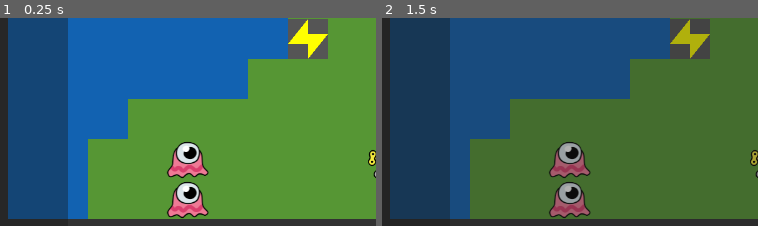
Above: before the commit, frames 1-2 (left to right).
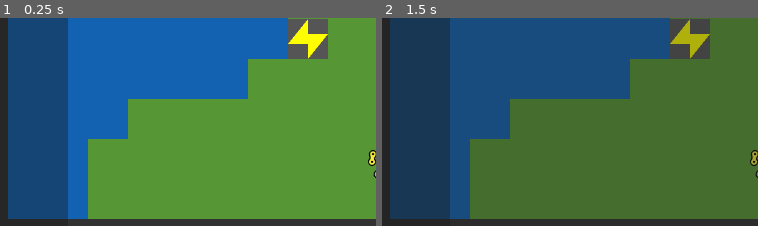
Above: after the commit, the same moments.

Repository: Xaklor/Build-a-Bot-Workshop
Game: Godot game, scene res://level/main.tscn
Same seed, same stepped clock (60 frames per second), same inputs: the game is played once before the commit and once after it.
Inputs (mouse positions are % of the whole screen's width and height, from its top left):
- Up to frame 1 (0.25 s): no input
- Up to frame 2 (1.5 s): tap Enter at 0.5 s; move the mouse to (75, 44) at 0.52 s; click (75, 44) at 0.6 s; right-click (75, 44) at 0.8 s; tap Space (timestop) at 1.25 s; move the mouse to (30, 55) at 1.27 s; right-click (30, 55) at 1.35 s; click (30, 55) at 1.42 s
The pictures show only the part of the screen within x 2-52%, y 44-94%; the shares and areas given below are measured in that part.

The runs differ from the first frame. In frame 1, 2.7% of the frame differs, in the area x 44-56%, y 59-97%; in frame 2, 2.6%.

Commit message:
reworked tile claim system

Diff:
--- a/buildings/robot_factory.gd
+++ b/buildings/robot_factory.gd
@@ -39,4 +39,4 @@
 	robot.unique_upgrades = uniques
 	for part in parts:
 		robot.equipped_parts.append(part.clone())
-	main.get_node("robots").add_child(robot)
+	main.get_node("entities").add_child(robot)
--- a/entities/robot.gd
+++ b/entities/robot.gd
@@ -5,6 +5,7 @@
 @export var upgrade_manager: PackedScene
 @onready var tile_map: TileMapLayer = get_tree().get_root().get_node("main").get_node("tile_map")
 @onready var main = get_tree().get_root().get_node("main")
+@onready var entities = main.get_node("entities")
 
 enum state {
 	IDLE,
@@ -214,11 +215,9 @@
 		# if idle, attack enemies in range
 		##################################
 		elif status == state.IDLE and $attack_cooldown.time_left <= 0:
-			var enemy_list = get_tree().get_nodes_in_group("enemies")
-			for enemy in enemy_list:
-				var enemy_pos = tile_map.local_to_map(enemy.position)
-				if in_range(enemy_pos, 3):
-					enemy.take_damage(power)
+			for entity in entities.get_children():
+				if entity is Enemy and in_range(entity.grid_pos, 3):
+					entity.take_damage(power)
 					$sprite/attack_highlight.color.a = 1
 					$attack_cooldown.start()
 					energy -= 5
--- a/level/main.gd
+++ b/level/main.gd
@@ -29,10 +29,11 @@
 
 
 func _process(delta: float) -> void:
-	time += delta
-	if time >= 0.05:
-		time -= 0.05
-		tick.emit()
+	if !stopped:
+		time += delta
+		if time >= 0.05:
+			time -= 0.05
+			tick.emit()
 
 	var i = 1
 	var entities = $entities.get_children()
--- a/level/main.tscn
+++ b/level/main.tscn
@@ -10,7 +10,6 @@
 [ext_resource type="PackedScene" uid="uid://diahunbpiy6p0" path="res://buildings/repository.tscn" id="7_i7a4y"]
 [ext_resource type="PackedScene" uid="uid://d34mqdeyal0gm" path="res://buildings/workshop.tscn" id="8_ns06i"]
 [ext_resource type="PackedScene" uid="uid://cxkjehvkb3ect" path="res://buildings/mine.tscn" id="8_pjfo3"]
-[ext_resource type="PackedScene" uid="uid://dtm6rytj8v23a" path="res://entities/urgle.tscn" id="9_bypdj"]
 [ext_resource type="PackedScene" uid="uid://b8demwhq352jk" path="res://ui/hud.tscn" id="11_wlkra"]
 [ext_resource type="PackedScene" uid="uid://5ypuu2i42kvg" path="res://entities/hex_candle.tscn" id="13_ns06i"]
 
@@ -76,12 +75,6 @@
 resource = "essence"
 inventory = 50
 
-[node name="urgle" parent="." unique_id=6386612 instance=ExtResource("9_bypdj")]
-position = Vector2(352, 544)
-
-[node name="urgle2" parent="." unique_id=642784898 instance=ExtResource("9_bypdj")]
-position = Vector2(352, 608)
-
 [node name="entities" type="Node2D" parent="." unique_id=16720634]
 
 [node name="robot" parent="entities" unique_id=72495095 instance=ExtResource("5_b6row")]
--- a/level/tile_map.gd
+++ b/level/tile_map.gd
@@ -5,6 +5,7 @@
 var land_astar = AStarGrid2D.new()
 var water_astar = AStarGrid2D.new()
 var flight_astar = AStarGrid2D.new()
+var claimed_positions = {}
 
 func _ready():
 	var tilemap_size = get_used_rect().end - get_used_rect().position
@@ -44,26 +45,28 @@
 					land_astar.set_point_solid(pos)
 
 func is_point_walkable(point, mobility):
-	match mobility:
-		"land":
-			if land_astar.region.has_point(point) and not land_astar.is_point_solid(point):
-				return true
-		"water":
-			if water_astar.region.has_point(point) and not water_astar.is_point_solid(point):
-				return true
-		"flight":
-			if flight_astar.region.has_point(point) and not flight_astar.is_point_solid(point):
-				return true
-		_:
-			return false
+	if !claimed_positions.has(point):
+		match mobility:
+			"land":
+				if land_astar.region.has_point(point) and not land_astar.is_point_solid(point):
+					return true
+			"water":
+				if water_astar.region.has_point(point) and not water_astar.is_point_solid(point):
+					return true
+			"flight":
+				if flight_astar.region.has_point(point) and not flight_astar.is_point_solid(point):
+					return true
+			_:
+				return false
 
 	return false
 
-# wrapper for robots to claim positions on all three mobility maps
+# wrapper for robots to claim positions
 func claim_pos(pos, solid = true, startup = false):
-	# land_astar.set_point_solid(pos, solid)
-	# water_astar.set_point_solid(pos, solid)
-	# flight_astar.set_point_solid(pos, solid)
+	if solid:
+		claimed_positions[pos] = true
+	else:
+		claimed_positions.erase(pos)
 
 	if solid and !startup:
 		var indicator = claim_indicator.instantiate()
--- a/lib/enemy.gd
+++ b/lib/enemy.gd
@@ -5,6 +5,7 @@
 @export var level: int
 @onready var main: Node = get_tree().get_root().get_node("main")
 @onready var tile_map: TileMapLayer = main.get_node("tile_map")
+@onready var entities: Node2D = main.get_node("entities")
 
 var thoughts: Dictionary = {}
 var base_behavior: Dictionary = {}
@@ -21,9 +22,11 @@
 var attack_damage: int
 var special_damage: int
 var sprite_flipped: bool
+var stopped: bool = false
 
 func _ready() -> void:
 	grid_pos = tile_map.local_to_map(position)
+	tile_map.claimed_positions[grid_pos] = true
 	max_hp = 10
 	hp = max_hp
 	attack_damage = 1
@@ -31,6 +34,7 @@
 	speed = 400
 	sprite_flipped = $sprite.flip_h
 	main.tick.connect(on_tick)
+	main.stop_time.connect(on_timestop)
 	if FileAccess.file_exists(thoughts_filepath):
 		var json = JSON.new()
 		var result = json.parse(FileAccess.get_file_as_string(thoughts_filepath))
@@ -44,38 +48,48 @@
 			base_behavior = json.data
 
 func _process(delta: float) -> void:
-	# if already moving, keep moving
-	if move_target != Vector2(-1, -1):
-		var new_position = global_position.move_toward(move_target, speed * delta)
-		if new_position.x - global_position.x < 0 and not sprite_flipped:
-			sprite_flipped = true
-			$sprite.flip_h = true
-		elif new_position.x - global_position.x > 0 and sprite_flipped:
-			sprite_flipped = false
-			$sprite.flip_h = false
-		global_position = new_position
-		grid_pos = tile_map.local_to_map(position)
-		if global_position == move_target:
-			move_target = Vector2(-1, -1)
-
-	# if on a path, continue the path
-	elif move_path.size() > 0:
-		if grid_pos == move_path[0]:
-			move_path.pop_front()
-		if move_path.size() > 0:
-			move_target = tile_map.map_to_local(move_path[0])
-
-	# if we have a seek target, pick a tile to move towards
-	elif seek_target != null and get_dist(grid_pos, tile_map.local_to_map(seek_target.position)) > 1:
-		var theta = asin((seek_target.position - position).normalized().cross(Vector2(1, 0)))
-		if theta > PI/4:
-			move_target = tile_map.map_to_local(Vector2i(grid_pos.x, grid_pos.y - 1))
-		elif theta < -PI/4:
-			move_target = tile_map.map_to_local(Vector2i(grid_pos.x, grid_pos.y + 1))
-		elif seek_target.position.x > position.x:
-			move_target = tile_map.map_to_local(Vector2i(grid_pos.x + 1, grid_pos.y))
-		else:
-			move_target = tile_map.map_to_local(Vector2i(grid_pos.x - 1, grid_pos.y))
+	if !stopped:
+		# if already moving, keep moving
+		if move_target != Vector2(-1, -1):
+			var new_position = global_position.move_toward(move_target, speed * delta)
+			if new_position.x - global_position.x < 0 and not sprite_flipped:
+				sprite_flipped = true
+				$sprite.flip_h = true
+			elif new_position.x - global_position.x > 0 and sprite_flipped:
+				sprite_flipped = false
+				$sprite.flip_h = false
+			global_position = new_position
+			var temp_grid_pos = tile_map.local_to_map(position)
+			if grid_pos != temp_grid_pos:
+				tile_map.claimed_positions.erase(grid_pos)
+				tile_map.claimed_positions[temp_grid_pos] = true
+				grid_pos = temp_grid_pos
+
+			if global_position == move_target:
+				move_target = Vector2(-1, -1)
+
+		# if on a path, continue the path
+		elif move_path.size() > 0:
+			if grid_pos == move_path[0]:
+				move_path.pop_front()
+			if move_path.size() > 0:
+				move_target = tile_map.map_to_local(move_path[0])
+
+		# if we have a seek target, pick a tile to move towards
+		elif seek_target != null and get_dist(grid_pos, tile_map.local_to_map(seek_target.position)) > 1:
+			var theta = asin((seek_target.position - position).normalized().cross(Vector2(1, 0)))
+			var temp_target = Vector2i(0, 0)
+			if theta > PI/4:
+				temp_target = Vector2i(grid_pos.x, grid_pos.y - 1)
+			elif theta < -PI/4:
+				temp_target = Vector2i(grid_pos.x, grid_pos.y + 1)
+			elif seek_target.position.x > position.x:
+				temp_target = Vector2i(grid_pos.x + 1, grid_pos.y)
+			else:
+				temp_target = Vector2i(grid_pos.x - 1, grid_pos.y)
+
+			if tile_map.is_point_walkable(temp_target, "land"):
+				move_target = tile_map.map_to_local(temp_target)
 
 func on_tick():
 	if tick_lockout > 0:
@@ -85,21 +99,34 @@
 		if !result:
 			perform_thoughts(base_behavior["behaviors"])
 
+func on_timestop(b: bool):
+	stopped = b
+
 func get_dist(a: Vector2i, b: Vector2i) -> int:
 	return abs(abs(a.x) - abs(b.x)) + abs(abs(a.y) - abs(b.y))
 
 func in_range(a: Vector2i, b: Vector2i, dist: int) -> bool:
 	return abs(abs(a.x) - abs(b.x)) + abs(abs(a.y) - abs(b.y)) <= dist
+
+func take_damage(damage: int):
+	hp -= damage
+	if hp <= 0:
+		tile_map.claimed_positions.erase(grid_pos)
+		queue_free()
 
 func get_nearest(classname: String) -> Node2D:
 	# max int apparently doesn't exist???
 	var dist = 5000000000
 	var result: Node2D = null
-	for object in main.find_children("*", classname):
-		var d = get_dist(grid_pos, tile_map.local_to_map(object.position))
-		if d < dist:
-			dist = d
-			result = object
+	match classname:
+		"robot":
+			for entity in entities.get_children():
+				if entity is Robot:
+					var d = get_dist(grid_pos, tile_map.local_to_map(entity.position))
+					if d < dist:
+						dist = d
+						result = entity
+
 	return result
 
 func clear_targets():
@@ -122,15 +149,15 @@
 			"in range":
 				match thought.get("arg1", ""):
 					"robot":
-						for robot in main.find_children("*", "Robot"):
-							if thought.get("arg2", -1) is float and in_range(grid_pos, tile_map.local_to_map(robot.position), thought.get("arg2", -1)):
+						for entity in entities.get_children():
+							if entity is Robot and thought.get("arg2", -1) is float and in_range(grid_pos, tile_map.local_to_map(entity.position), thought.get("arg2", -1)):
 								thinking = false
 			"x in range":
 				match thought.get("arg1", ""):
 					"robot":
 						var count = 0
-						for robot in main.find_children("*", "Robot"):
-							if thought.get("arg2", -1) is int and in_range(grid_pos, tile_map.local_to_map(robot.position), thought.get("arg2", -1)):
+						for entity in entities.get_children():
+							if entity is Robot and thought.get("arg2", -1) is int and in_range(grid_pos, tile_map.local_to_map(entity.position), thought.get("arg2", -1)):
 								count += 1
 
 						if thought.get("arg3", -1) is int and count >= thought.get("arg3", -1):
@@ -143,9 +170,13 @@
 					thinking = false
 			"ally has tag":
 				if thought.get("arg1", "") is String:
-					for ally in main.find_children("*", thought.get("arg1", "")):
-						if thought.get("arg2", -1) is int and in_range(grid_pos, ally.grid_pos, thought.get("arg2", -1)) and ally.tags.has(thought.get("arg3", "")):
-							thinking = false
+					match thought.get("arg1", ""):
+						# do entities.get_children(), if entity is arg1 here
+						_:
+							pass
+#					for ally in main.find_children("*", thought.get("arg1", "")):
+#						if thought.get("arg2", -1) is int and in_range(grid_pos, ally.grid_pos, thought.get("arg2", -1)) and ally.tags.has(thought.get("arg3", "")):
+#							thinking = false
 			"hp low":
 				if thought.get("arg1", 0) is int and float(max_hp) / float(hp) * 100 <= thought.get("arg1", 0):
 					thinking = false
@@ -189,7 +220,7 @@
 				clear_targets()
 				match behavior.get("target", ""):
 					"robot":
-						var attack_target = get_nearest("Robot")
+						var attack_target = get_nearest("robot")
 						if attack_target != null:
 							attack_target.take_damage(attack_damage)
 							tick_lockout = 20
@@ -207,7 +238,7 @@
 				clear_targets()
 				match behavior.get("target", ""):
 					"robot":
-						var res = get_nearest("Robot")
+						var res = get_nearest("robot")
 						if res != null:
 							if behavior.get("pathfind", false) is bool and behavior.get("pathfind", false) == true:
 								move_path = tile_map.land_astar.get_id_path(grid_pos, tile_map.local_to_map(res.position)).slice(1, -1)
@@ -230,15 +261,15 @@
 				clear_targets()
 				match behavior.get("target", ""):
 					"robot":
-						var res = get_nearest("Robot")
+						var res = get_nearest("robot")
 						if res != null:
 							flee_target = res
 							tick_lockout = 10
 			"aoe":
 				clear_targets()
 				if behavior.get("range", -1) is int:
-					for robot in main.find_children("*", "Robot"):
-						if in_range(grid_pos, tile_map.local_to_map(robot.position), behavior.get("range", -1)):
-							robot.take_damage(attack_damage)
+					for entity in entities.get_children():
+						if entity is Robot and in_range(grid_pos, tile_map.local_to_map(entity.position), behavior.get("range", -1)):
+							entity.take_damage(attack_damage)
 
 	return !thinking
